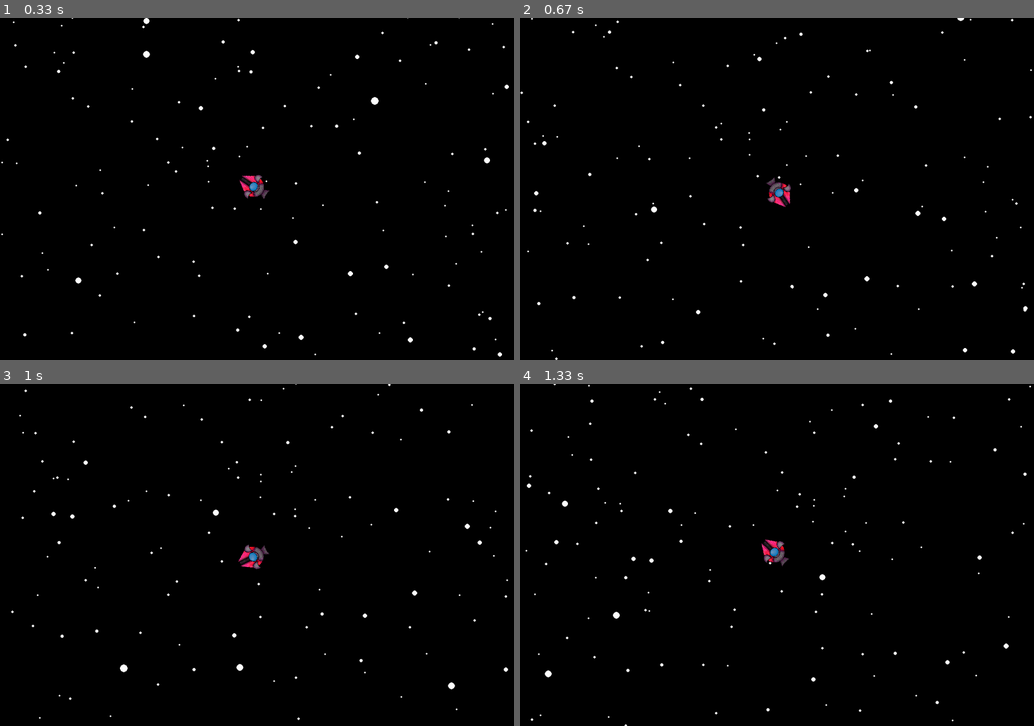
Above: before the commit, frames 1-4 (two rows, left to right).
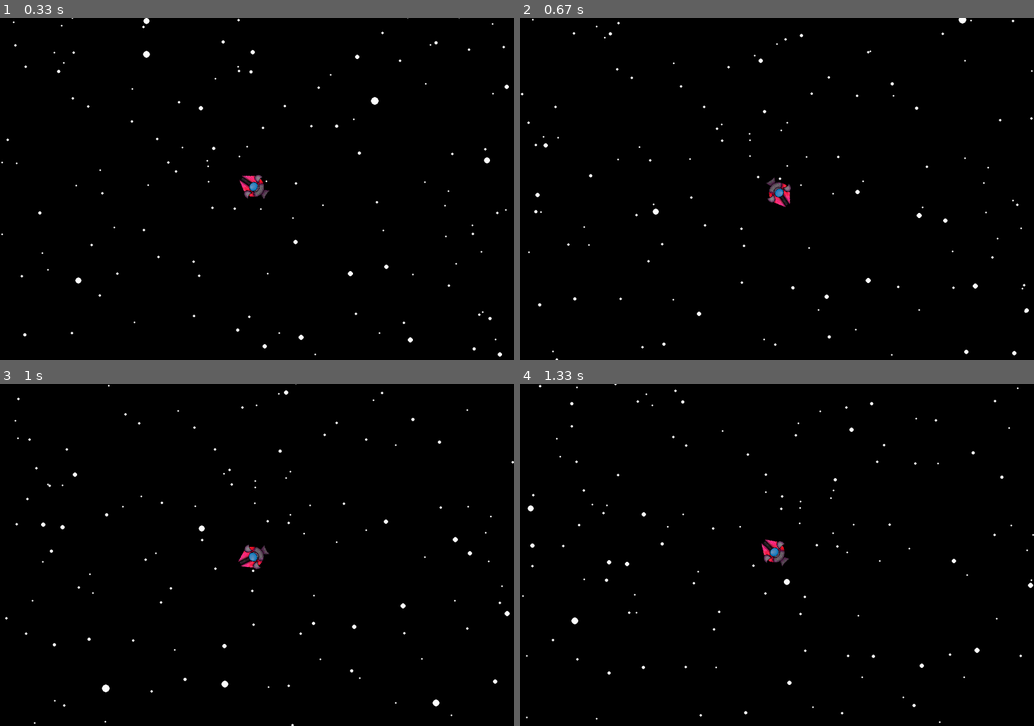
Above: after the commit, the same moments.

Repository: AlmightyM3/pygame--ce-summer-jam-2024
Game: pygame game, started from main.py
Same seed, same stepped clock (60 frames per second), same inputs: the game is played once before the commit and once after it.
Inputs (mouse positions are in pixels of both pictures, inside the frame that each line leads up to):
- Up to frame 1 (0.33 s): no input
- Up to frame 2 (0.67 s): press the mouse at (653, 192) at 0.37 s; move the mouse to (741, 230) at 0.47 s; release the mouse at (828, 264) at 0.6 s
- Up to frame 3 (1 s): click (97, 637) at 0.72 s
- Up to frame 4 (1.33 s): click (643, 428) at 1.05 s

Frame 1 is identical in both runs. In frame 2, 0.7% of the frame differs, in the area x 0-100%, y 0-100%; in frame 3, 1.1%; in frame 4, 1.1%.

Commit message:
added player variables

Diff:
--- a/main.py
+++ b/main.py
@@ -15,6 +15,9 @@
 MIN_RADIUS = 45
 MAX_RADIUS = 70
 MULTI_THREAD = True
+PLAYER_ACCEL = 0.5
+PLAYER_VELO_MAX = 1.4
+PLAYER_DECEL = 0.005
 
 dirPath = os.path.dirname(os.path.abspath(__file__)).lower()
 if "\\" in dirPath:
@@ -36,9 +39,9 @@
 
     def update(self):
         if pygame.mouse.get_pressed()[0]:
-            self.velocity = (self.velocity+(pygame.mouse.get_pos()-WINDOW_SIZE2).clamp_magnitude(0.5*window.DT)).clamp_magnitude(1.4)
+            self.velocity = (self.velocity+(pygame.mouse.get_pos()-WINDOW_SIZE2).clamp_magnitude(PLAYER_ACCEL*window.DT)).clamp_magnitude(PLAYER_VELO_MAX)
         else:
-            self.velocity *= 0.96
+            self.velocity *= (1-PLAYER_DECEL*window.DT)
         self.pos += self.velocity*window.DT
 
 class Star:
Not shown, added: main.zip
